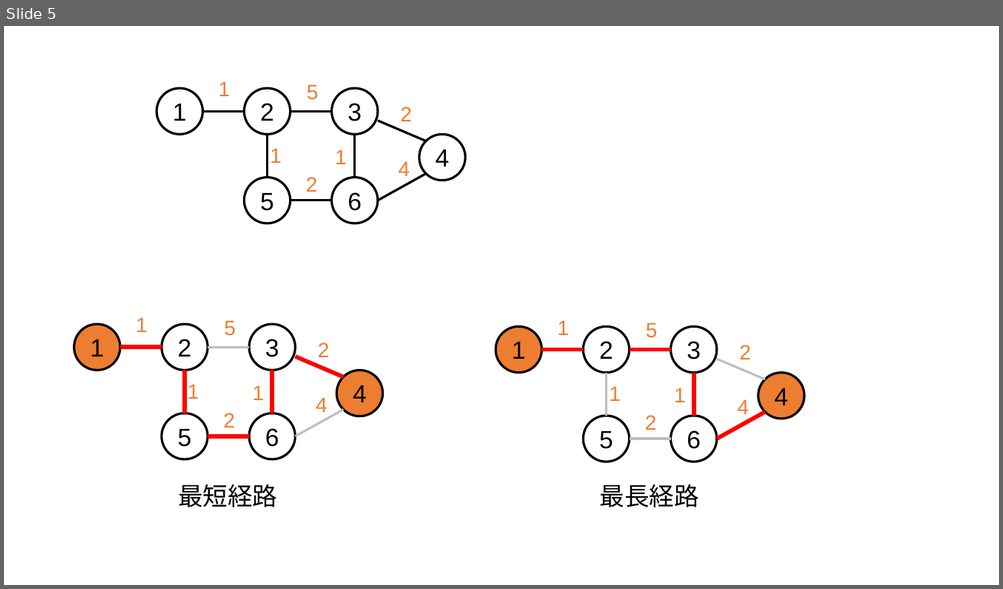
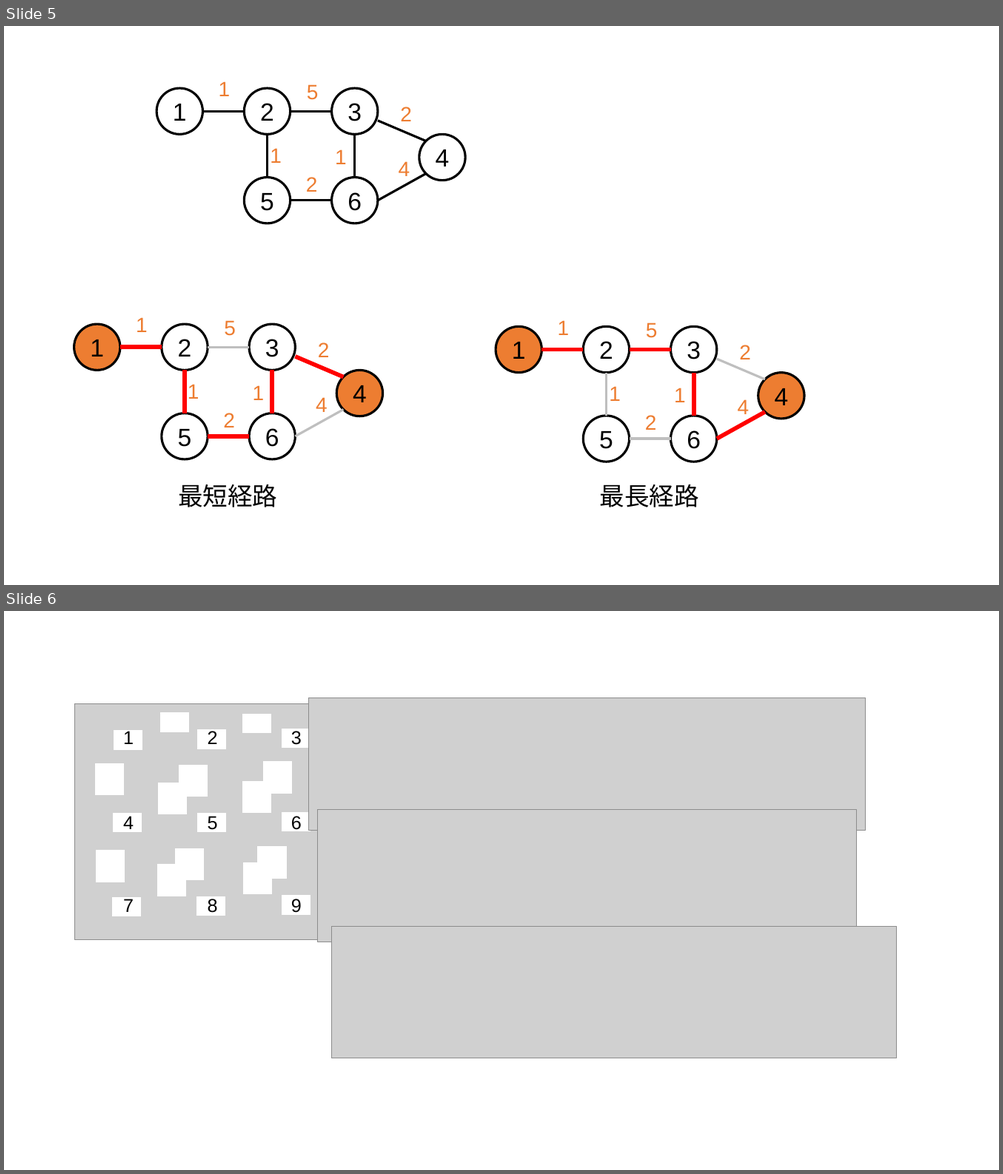
Before and after one commit to nsnmsak/graphillion_tutorial, a slide deck: ja/img/images.pptx. Shown one above the other, each under a label of ours: slide 5 before the commit, slides 5 and 6 after it. The pictures are 1003x589 and 1003x1174 pixels, drawn with LibreOffice and Linux fonts; fonts in the diff are those of the drawing; grey boxes stand for pictures. Boxes give left, top, right and bottom in pixels: in the first picture for what was removed or moved away, otherwise in the second. Text is boxed around its words. In the diff, an @@ line names an element or a change of style, - is before the commit and + after.

```diff
--- a/ja/img/images.pptx
+++ b/ja/img/images.pptx
@@ slide 6 added at bbox=[4, 611, 999, 1170], background #FFFFFF @@
@@ picture added at bbox=[308, 698, 865, 830] @@
@@ picture added at bbox=[317, 810, 856, 943] @@
@@ group added at bbox=[75, 703, 325, 940]: 21 rectangles, 9 texts, 1 picture @@
+1
+2
+3
+4
+5
+6
+7
+8
+9
@@ picture added at bbox=[332, 926, 897, 1059] @@
```
Also in this commit, not shown: 2 other slides added, 1 slide removed.
